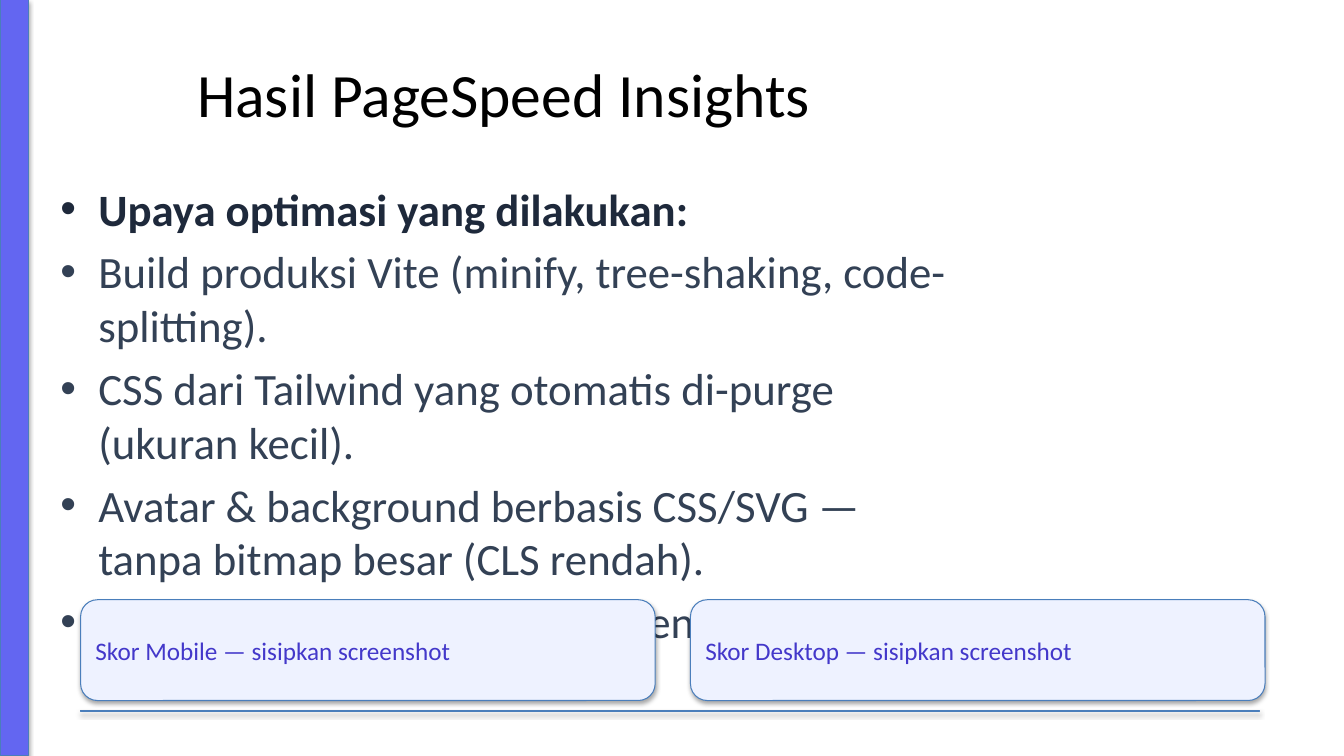
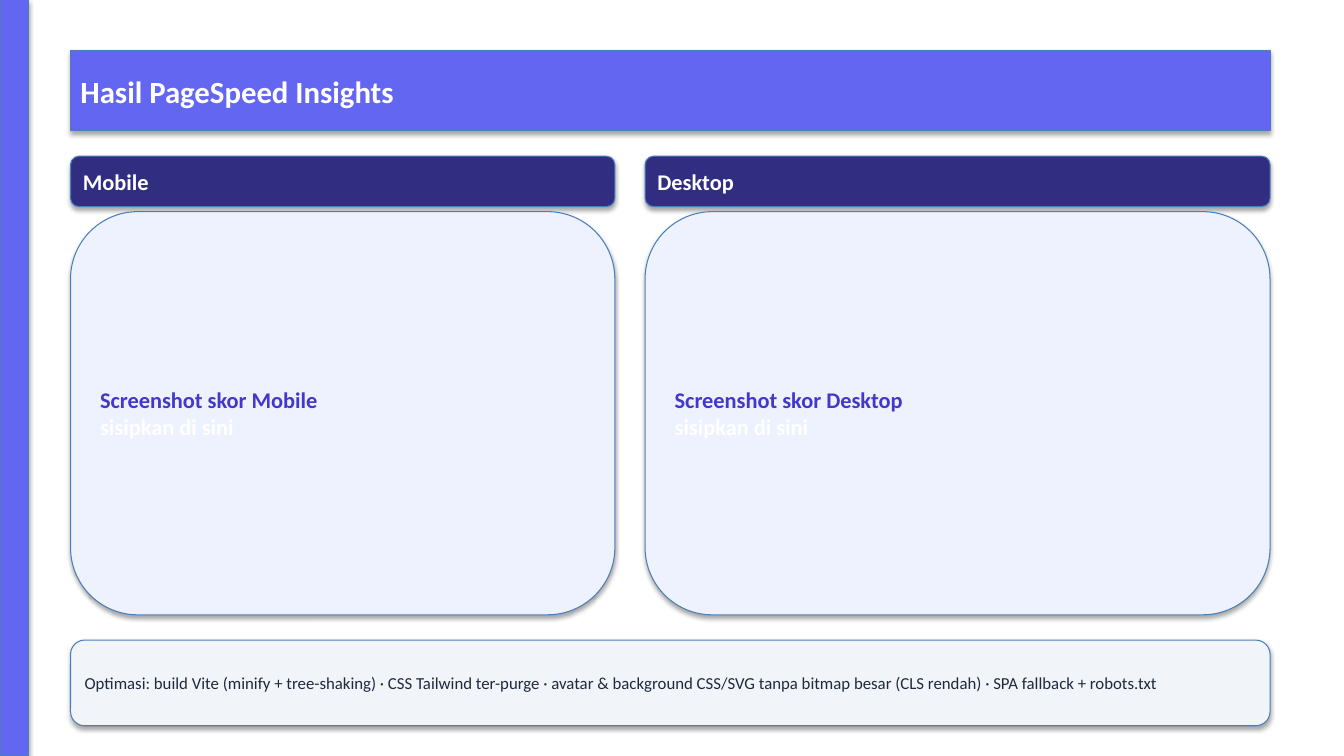
Before and after one commit to davidmuhamad97-ops/my_personalweb, a slide deck: slide 7 of presentation/Code-Challenge-2-Presentasi.pptx. Drawn at 1344x756 pixels with LibreOffice and Linux fonts; fonts in the diff are those of the drawing. Boxes give left, top, right and bottom in pixels: in the first picture for what was removed or moved away, otherwise in the second. Text is boxed around its words. In the diff, an @@ line names an element or a change of style, - is before the commit and + after.

Commit message:
docs: fix deck fonts/sizes and enlarge PageSpeed screenshot placeholders

```diff
--- a/presentation/Code-Challenge-2-Presentasi.pptx
+++ b/presentation/Code-Challenge-2-Presentasi.pptx
@@ rectangle "Hasil PageSpeed Insights": place and size @@
-rectangle "Hasil PageSpeed Insights" at <box>197,74,810,128</box>
+rectangle "Hasil PageSpeed Insights" at <box>71,50,1270,131</box>
@@ rectangle "Hasil PageSpeed Insights" at <box>71,50,1270,131</box>: size 44 to 22 pt, text colour #000000 to #FFFFFF, bold on; alignment centre to left; fill none to #6366F1; outline none to #4B7EBC 0.75 pt; shadow on @@
@@ rounded rectangle added at <box>71,156,615,207</box>, fill #312E81, outline #4B7EBC 0.75 pt, 16 pt, text #FFFFFF, bold @@
+Mobile
@@ rounded rectangle added at <box>645,156,1270,207</box>, fill #312E81, outline #4B7EBC 0.75 pt, 16 pt, text #FFFFFF, bold @@
+Desktop
@@ text removed at <box>98,194,945,704</box> @@
-• Upaya optimasi yang dilakukan:
-• Build produksi Vite (minify, tree-shaking, code-splitting).
-• CSS dari Tailwind yang otomatis di-purge (ukuran kecil).
-• Avatar & background berbasis CSS/SVG — tanpa bitmap besar (CLS rendah).
-• SPA fallback + robots.txt agar render dan indexing bersih.
@@ rounded rectangle "Screenshot skor Mobile": place and size @@
-rounded rectangle "Screenshot skor Mobile" at <box>81,600,655,701</box>
+rounded rectangle "Screenshot skor Mobile" at <box>71,212,615,615</box>
@@ rounded rectangle "Screenshot skor Desktop": place and size @@
-rounded rectangle "Screenshot skor Desktop" at <box>691,600,1265,701</box>
+rounded rectangle "Screenshot skor Desktop" at <box>645,212,1270,615</box>
@@ text in rounded rectangle at <box>100,392,318,408</box>: text changed; size 18 to 16 pt; bold on @@
-Skor Mobile — sisipkan screenshot
+Screenshot skor Mobile
+sisipkan di sini
@@ text in rounded rectangle at <box>675,392,902,412</box>: text changed; size 18 to 16 pt; bold on @@
-Skor Desktop — sisipkan screenshot
+Screenshot skor Desktop
+sisipkan di sini
@@ rounded rectangle added at <box>71,640,1270,726</box>, fill #F1F5F9, outline #4B7EBC 0.75 pt, 12 pt, text #1E293B @@
+Optimasi: build Vite (minify + tree-shaking) · CSS Tailwind ter-purge · avatar & background CSS/SVG tanpa bitmap besar (CLS rendah) · SPA fallback + robots.txt
@@ rectangle removed at <box>81,711,1260,712</box> @@
```
Also in this commit, not shown: 8 other slides changed, 1 other file.
